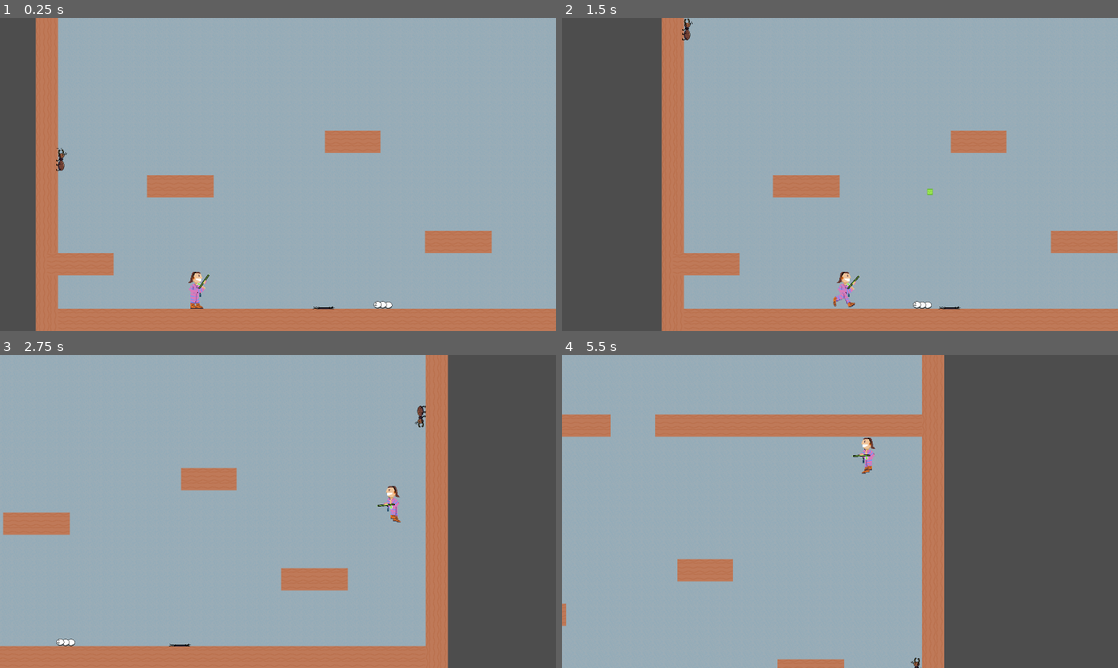
Above: before the commit, frames 1-4 (two rows, left to right).
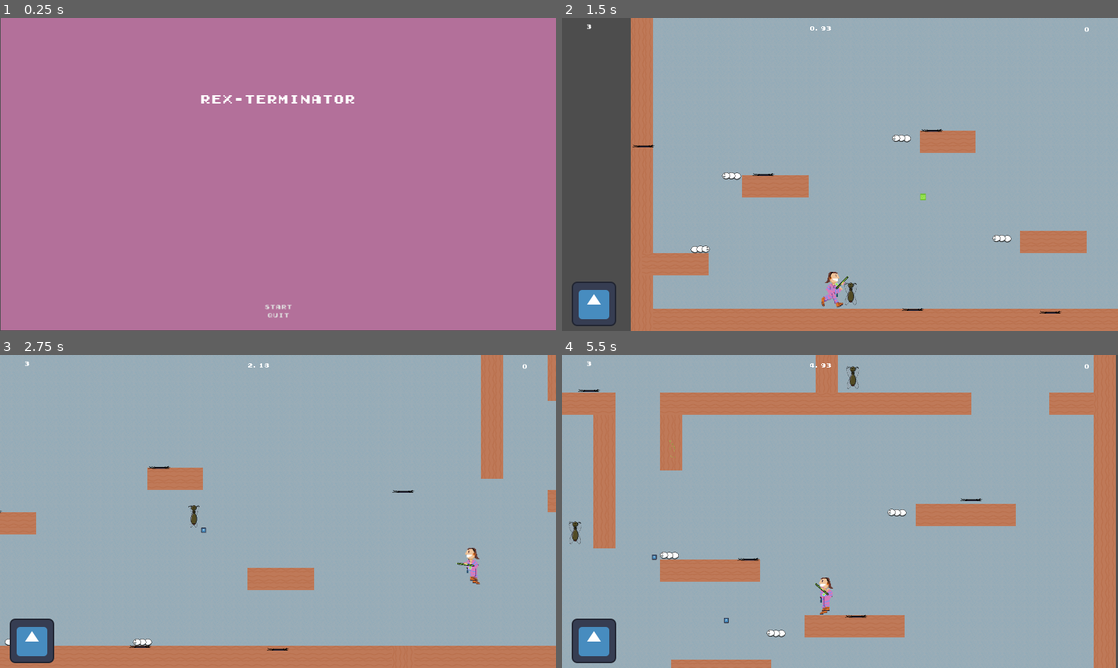
Above: after the commit, the same moments.

Repository: deruitda/ludum-dare-56
Game: Godot game, scene res://scenes/core/main.tscn
Same seed, same stepped clock (60 frames per second), same inputs: the game is played once before the commit and once after it. Before the commit the project starts from res://scenes/levels/termite_extermination_andrew.tscn. The engine's default icon, where the game draws it, is replaced by a stand-in: a white triangle on a blue panel in a dark square.
Inputs (mouse positions are in pixels of both pictures, inside the frame that each line leads up to):
- Up to frame 1 (0.25 s): no input
- Up to frame 2 (1.5 s): click (840, 305) at 0.5 s, where only the run after the commit has a clickable "Start"; move the mouse to (962, 158) at 1.27 s; hold D (move_right) from 1.28 s (still down); click (962, 158) at 1.35 s
- Up to frame 3 (2.75 s): keep holding D (move_right); tap Space (jump) at 1.52, 1.82, 2.27, 2.57 s; move the mouse to (166, 527) at 2.02 s; click (166, 527) at 2.1 s
- Up to frame 4 (5.5 s): move the mouse to (895, 442) at 2.77 s; release D (move_right) at 2.78 s; hold A (move_left) 2.78-3.53 s; click (895, 442) at 2.85 s; move the mouse to (812, 574) at 3.52 s; hold D (move_right) 3.53-5.03 s; click (812, 574) at 3.6 s; tap Space (jump) at 3.77, 4.07, 4.52, 4.82, 5.27 s; move the mouse to (1006, 558) at 4.27 s; click (1006, 558) at 4.35 s; move the mouse to (673, 464) at 5.02 s; hold A (move_left) from 5.03 s (still down); click (673, 464) at 5.1 s

The runs differ from the first frame. In frame 1, 100% of the frame differs, in the area x 0-100%, y 0-100%; in frame 2, 14%; in frame 3, 27%; in frame 4, 49%.

Commit message:
Alate and larvae death sound and audio manager

Diff:
--- /dev/null
+++ b/audio_manager.gd
@@ -0,0 +1,25 @@
+extends Node
+
+@onready var audio_stream_player_2d: AudioStreamPlayer2D = $AudioStreamPlayer2D
+
+const BugDeathAudio = [
+	"res://assets/Audio/SFX/BugDeath1.wav",
+	"res://assets/Audio/SFX/BugDeath2.wav",
+	"res://assets/Audio/SFX/BugDeath3.wav",
+	"res://assets/Audio/SFX/BugDeath4.wav",
+	"res://assets/Audio/SFX/BugDeath5.wav"
+]
+
+# Called when the node enters the scene tree for the first time.
+func _ready() -> void:
+	SignalBus.enemy_died.connect(_play_enemy_death_audio)
+
+func _play_enemy_death_audio(name: String):
+	var rand_death = BugDeathAudio.pick_random()
+	audio_stream_player_2d.stream = load(rand_death)
+	audio_stream_player_2d.play()
+	pass
+
+# Called every frame. 'delta' is the elapsed time since the previous frame.
+func _process(delta: float) -> void:
+	pass
--- /dev/null
+++ b/default_bus_layout.tres
@@ -0,0 +1,15 @@
+[gd_resource type="AudioBusLayout" format=3 uid="uid://y648ahg3rylp"]
+
+[resource]
+bus/1/name = &"BugDeath"
+bus/1/solo = false
+bus/1/mute = false
+bus/1/bypass_fx = false
+bus/1/volume_db = 0.0
+bus/1/send = &"Master"
+bus/2/name = &"PlayerAudio"
+bus/2/solo = false
+bus/2/mute = false
+bus/2/bypass_fx = false
+bus/2/volume_db = 0.0
+bus/2/send = &"Master"
--- a/globals/signal_bus.gd
+++ b/globals/signal_bus.gd
@@ -13,3 +13,5 @@
 signal equip_item(new_texture)
 
 signal spawn_enemy(scene: PackedScene, location: Vector2)
+
+signal enemy_died(name: String)
--- a/project.godot
+++ b/project.godot
@@ -11,7 +11,7 @@
 [application]
 
 config/name="ludum-dare-56"
-run/main_scene="res://scenes/levels/termite_extermination_andrew.tscn"
+run/main_scene="res://scenes/core/main.tscn"
 config/features=PackedStringArray("4.3", "GL Compatibility")
 config/icon="res://icon.svg"
 
--- /dev/null
+++ b/scenes/core/audio_manager.tscn
@@ -0,0 +1,9 @@
+[gd_scene load_steps=2 format=3 uid="uid://c1rh7amfumorl"]
+
+[ext_resource type="Script" path="res://audio_manager.gd" id="1_477j1"]
+
+[node name="AudioManager" type="Node2D"]
+script = ExtResource("1_477j1")
+
+[node name="AudioStreamPlayer2D" type="AudioStreamPlayer2D" parent="."]
+bus = &"BugDeath"
--- a/scenes/core/world.tscn
+++ b/scenes/core/world.tscn
@@ -1,8 +1,11 @@
-[gd_scene load_steps=3 format=3 uid="uid://dva4inhwc7dta"]
+[gd_scene load_steps=4 format=3 uid="uid://dva4inhwc7dta"]
 
 [ext_resource type="Script" path="res://scenes/core/world.gd" id="1_it8km"]
-[ext_resource type="PackedScene" uid="uid://cwaxfr5h3o4rx" path="res://scenes/levels/termite_extermination.tscn" id="2_b16em"]
+[ext_resource type="PackedScene" uid="uid://bxk6i6v2kkfv7" path="res://scenes/levels/Wesleytermite_extermination.tscn" id="2_lomkk"]
+[ext_resource type="PackedScene" uid="uid://c1rh7amfumorl" path="res://scenes/core/audio_manager.tscn" id="3_l2eb7"]
 
 [node name="World" type="Node2D"]
 script = ExtResource("1_it8km")
-current_level = ExtResource("2_b16em")
+current_level = ExtResource("2_lomkk")
+
+[node name="AudioManager" parent="." instance=ExtResource("3_l2eb7")]
--- a/scenes/enemies/termite_alate.gd
+++ b/scenes/enemies/termite_alate.gd
@@ -19,6 +19,7 @@
 
 func start_death() -> void:
 	is_dead = true
+	SignalBus.enemy_died.emit("alate")
 	gun.disable()
 	animSprite.animation_finished.connect(anim_finished)
 	animSprite.play("death")
--- a/scenes/enemies/termite_larvae.gd
+++ b/scenes/enemies/termite_larvae.gd
@@ -50,6 +50,7 @@
 
 func start_death() -> void:
 	is_dead = true
+	SignalBus.enemy_died.emit("larvae")
 	animated_sprite_2d.animation_finished.connect(finish_death)
 	animated_sprite_2d.play("death")
 
